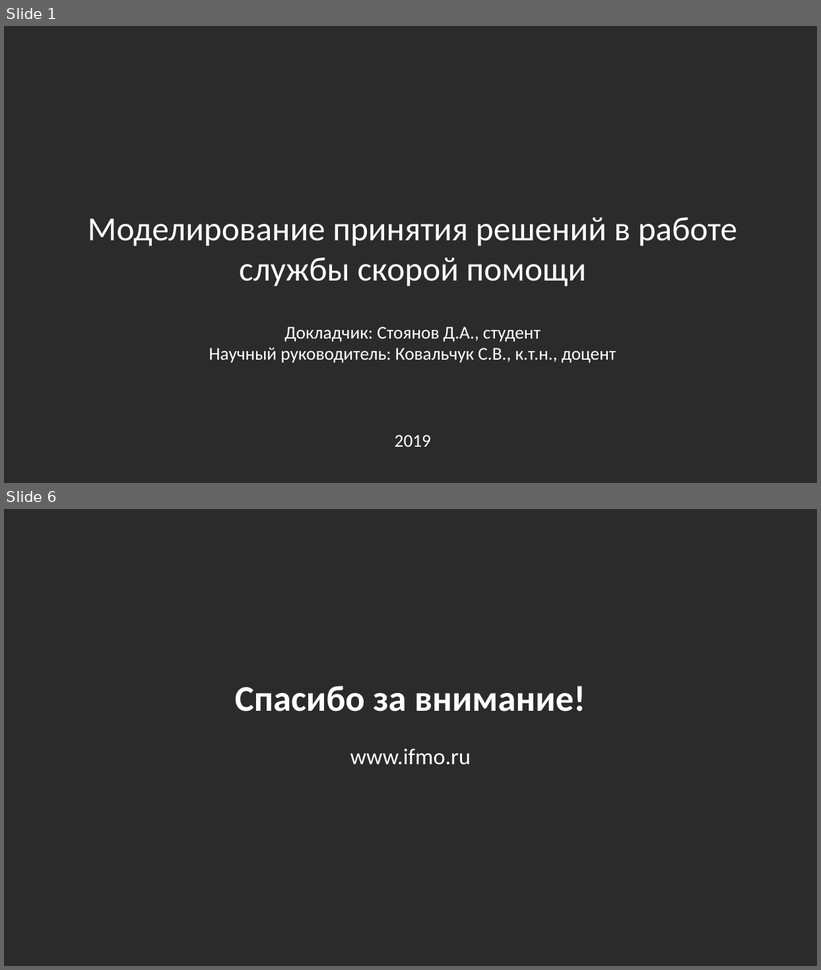
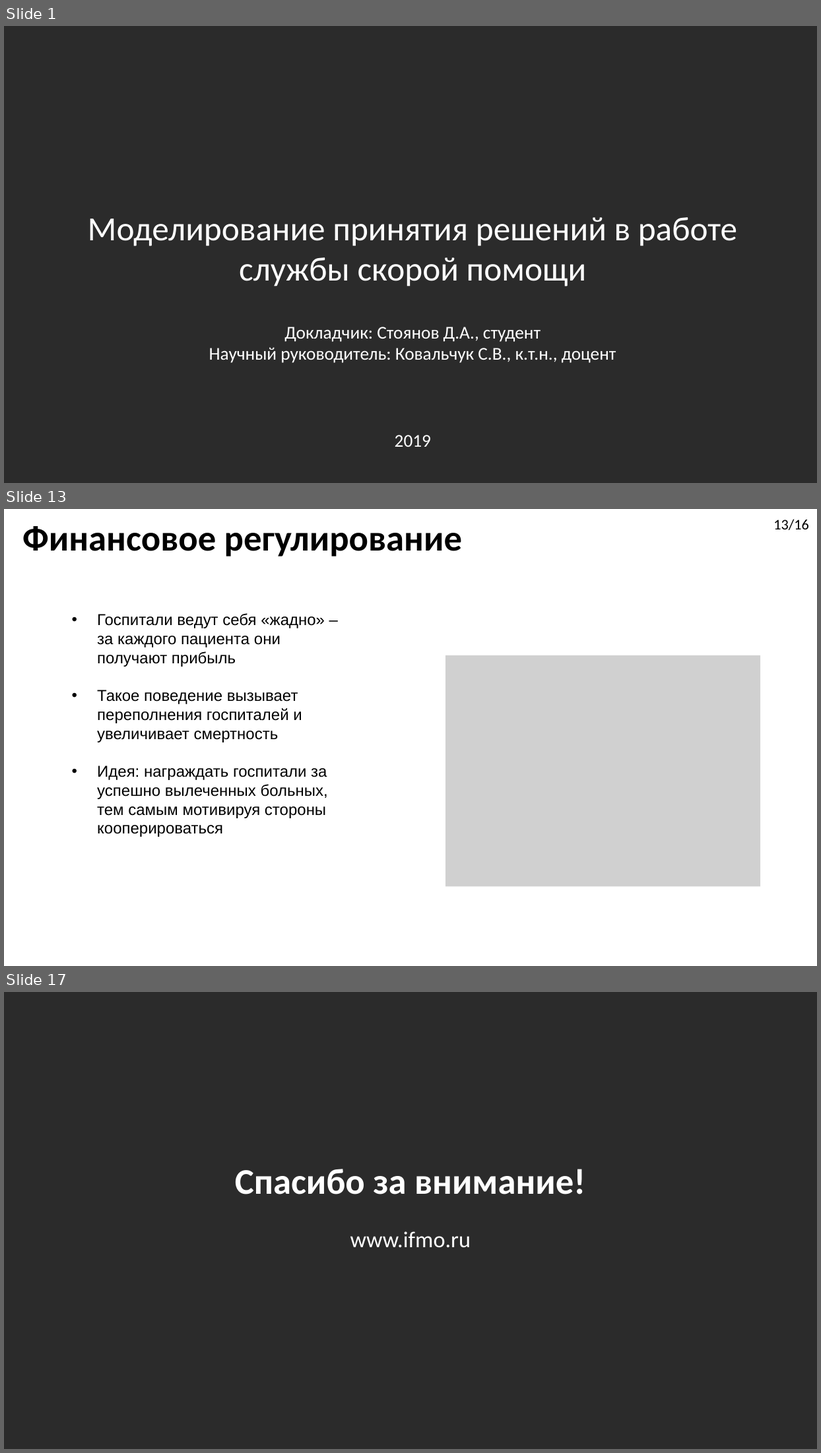
Before and after one commit to DimaStoyanov/Ambulance-Dispatching, a slide deck: Diplom_Presentation.pptx. Shown one above the other, each under a label of ours: slides 1 and 6 before the commit, slides 1, 13 and 17 after it; the slides between them are not shown. The pictures are 821x970 and 821x1453 pixels, drawn with LibreOffice and Linux fonts; fonts in the diff are those of the drawing; grey boxes stand for pictures; background and template pictures are left out; a plain dark background stands for a picture behind light text. Boxes give left, top, right and bottom in pixels: in the first picture for what was removed or moved away, otherwise in the second. Text is boxed around its words. In the diff, an @@ line names an element or a change of style, - is before the commit and + after.

```diff
--- a/Diplom_Presentation.pptx
+++ b/Diplom_Presentation.pptx
@@ slide 13 added at box(4, 509, 817, 966), background picture (left out) @@
@@ title added at box(22, 526, 462, 557), 32 pt, text #000000, bold @@
+Финансовое регулирование
@@ text added at box(774, 519, 809, 530), 13 pt, text #000000 @@
+13/16
@@ text added at box(97, 613, 328, 837), 14 pt, text #000000 @@
+• Госпитали ведут себя «жадно» – за каждого пациента они получают прибыль
+• Такое поведение вызывает переполнения госпиталей и увеличивает смертность
+• Идея: награждать госпитали за успешно вылеченных больных, тем самым мотивируя стороны кооперироваться
@@ picture added at box(446, 656, 760, 887) @@
@@ what was slide 6 is now slide 17 @@
```
Also in this commit, not shown: 3 slides changed, 11 other slides added, 1 slide removed, 1 other file.
